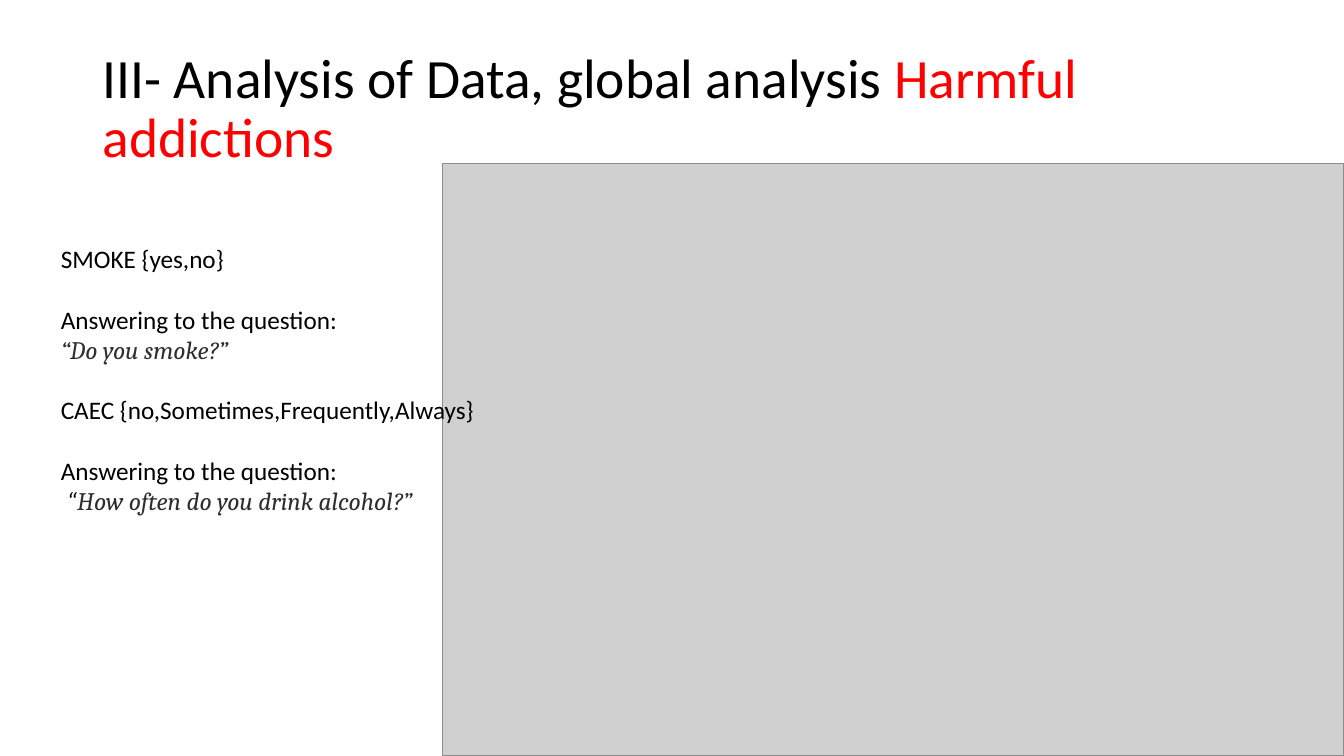
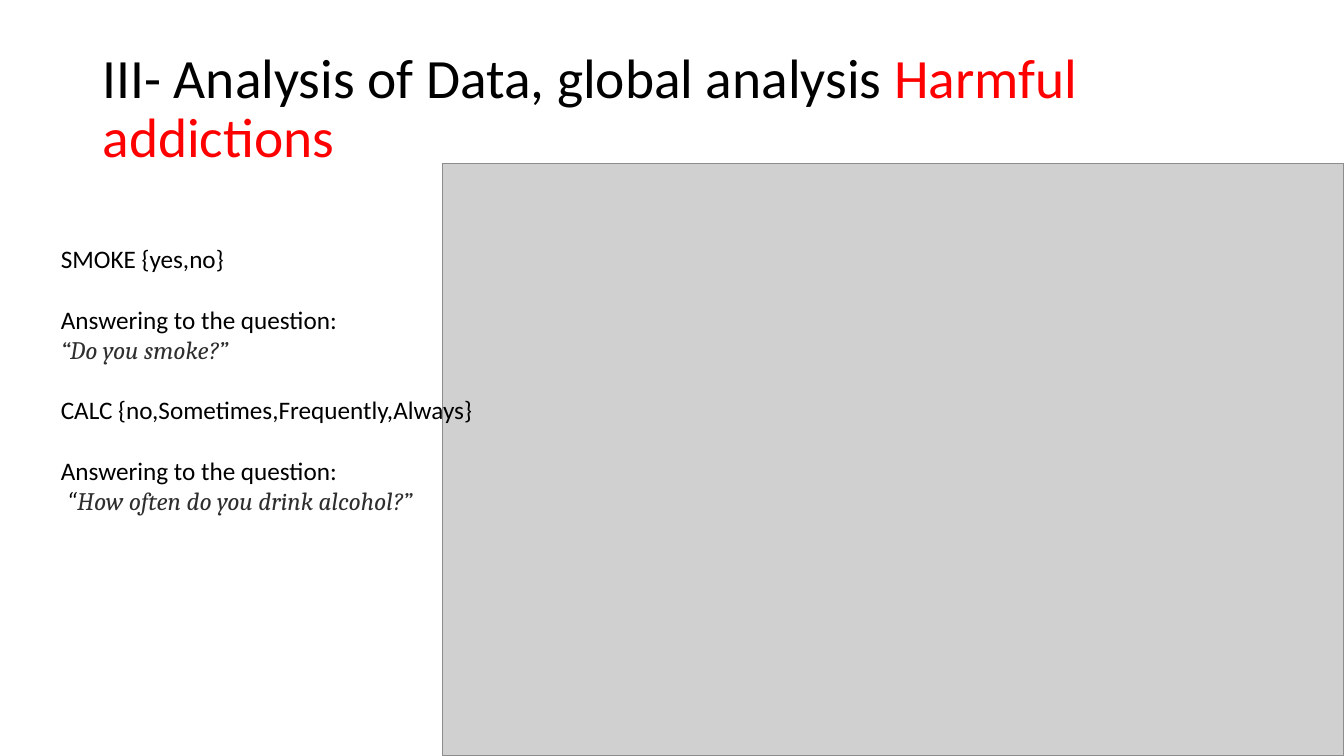
Before and after one commit to Leodespt/Projet_Python, a slide deck: slide 5 of Presentation_Python.pptx. Drawn at 1344x756 pixels with LibreOffice and Linux fonts; fonts in the diff are those of the drawing; grey boxes stand for pictures. Boxes give left, top, right and bottom in pixels: in the first picture for what was removed or moved away, otherwise in the second. Text is boxed around its words. In the diff, an @@ line names an element or a change of style, - is before the commit and + after.

```diff
--- a/Presentation_Python.pptx
+++ b/Presentation_Python.pptx
@@ text at (61,399,472,426): text changed @@
-CAEC {no,Sometimes,Frequently,Always}
+CALC {no,Sometimes,Frequently,Always}
```
Also in this commit, not shown: 3 other files.
